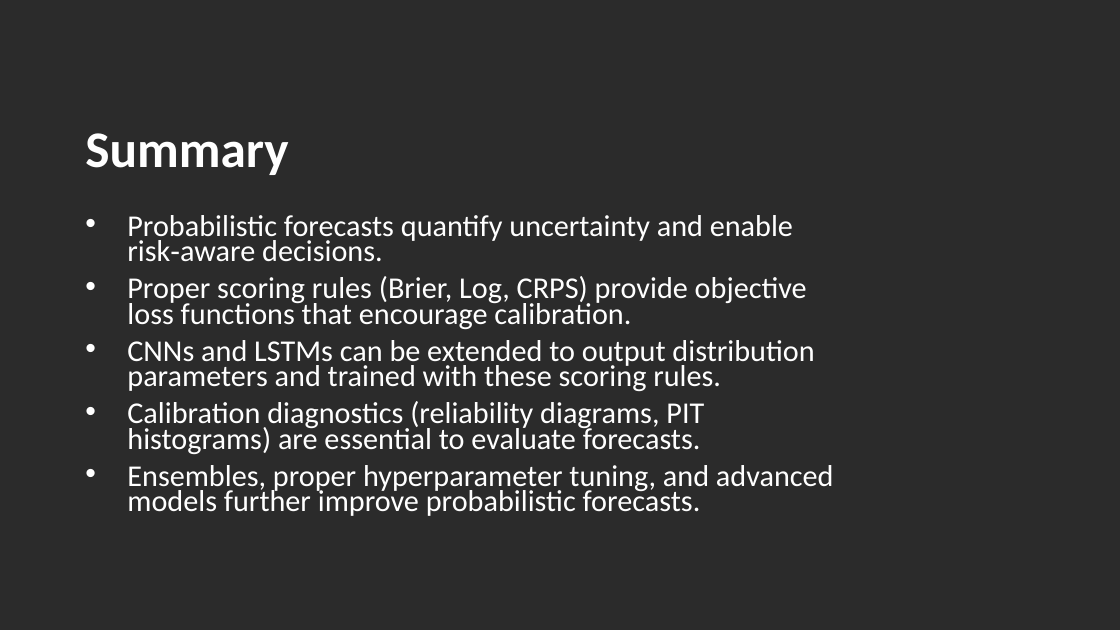
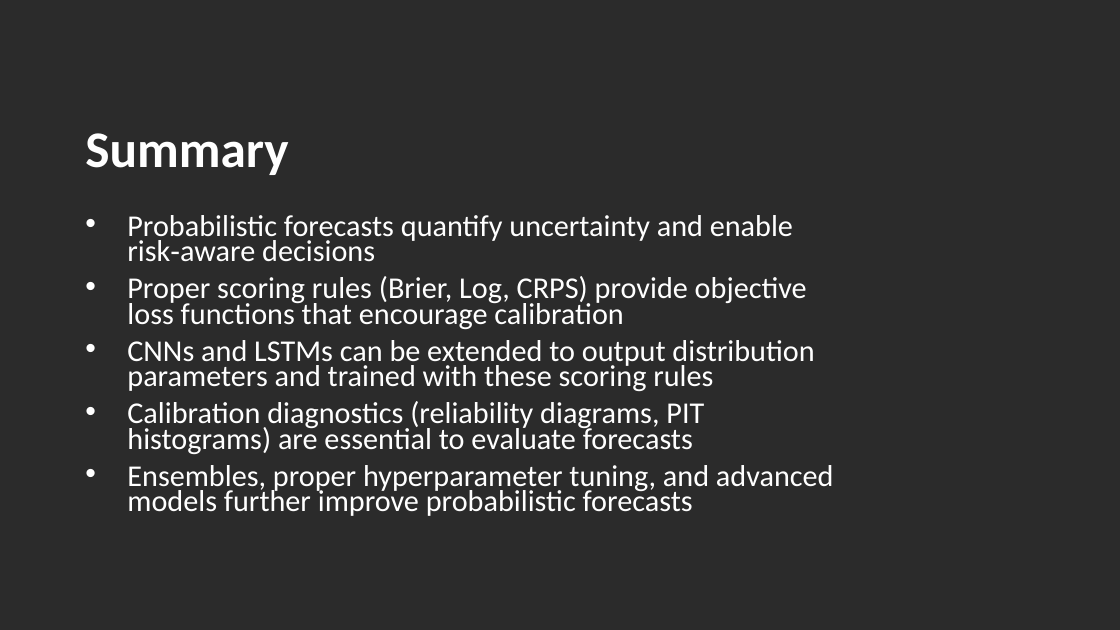
Before and after one commit to andrewcparnell/STAT41130, a slide deck: slide 22 of slides/day 4/D4C2_ProbNNs.pptx (slide 20 before the commit). Drawn at 1120x630 pixels with LibreOffice and Linux fonts; fonts in the diff are those of the drawing; background and template pictures are left out; a plain dark background stands for a picture behind light text. Boxes give left, top, right and bottom in pixels: in the first picture for what was removed or moved away, otherwise in the second. Text is boxed around its words. In the diff, an @@ line names an element or a change of style, - is before the commit and + after.

```diff
--- a/slides/day 4/D4C2_ProbNNs.pptx
+++ b/slides/day 4/D4C2_ProbNNs.pptx
@@ text at (127,215,834,516): text changed @@
-• Probabilistic forecasts quantify uncertainty and enable risk‑aware decisions.
-• Proper scoring rules (Brier, Log, CRPS) provide objective loss functions that encourage calibration.
-• CNNs and LSTMs can be extended to output distribution parameters and trained with these scoring rules.
-• Calibration diagnostics (reliability diagrams, PIT histograms) are essential to evaluate forecasts.
-• Ensembles, proper hyperparameter tuning, and advanced models further improve probabilistic forecasts.
+• Probabilistic forecasts quantify uncertainty and enable risk‑aware decisions
+• Proper scoring rules (Brier, Log, CRPS) provide objective loss functions that encourage calibration
+• CNNs and LSTMs can be extended to output distribution parameters and trained with these scoring rules
+• Calibration diagnostics (reliability diagrams, PIT histograms) are essential to evaluate forecasts
+• Ensembles, proper hyperparameter tuning, and advanced models further improve probabilistic forecasts
```
Also in this commit, not shown: 7 other slides changed, 2 slides added, 31 other files.
